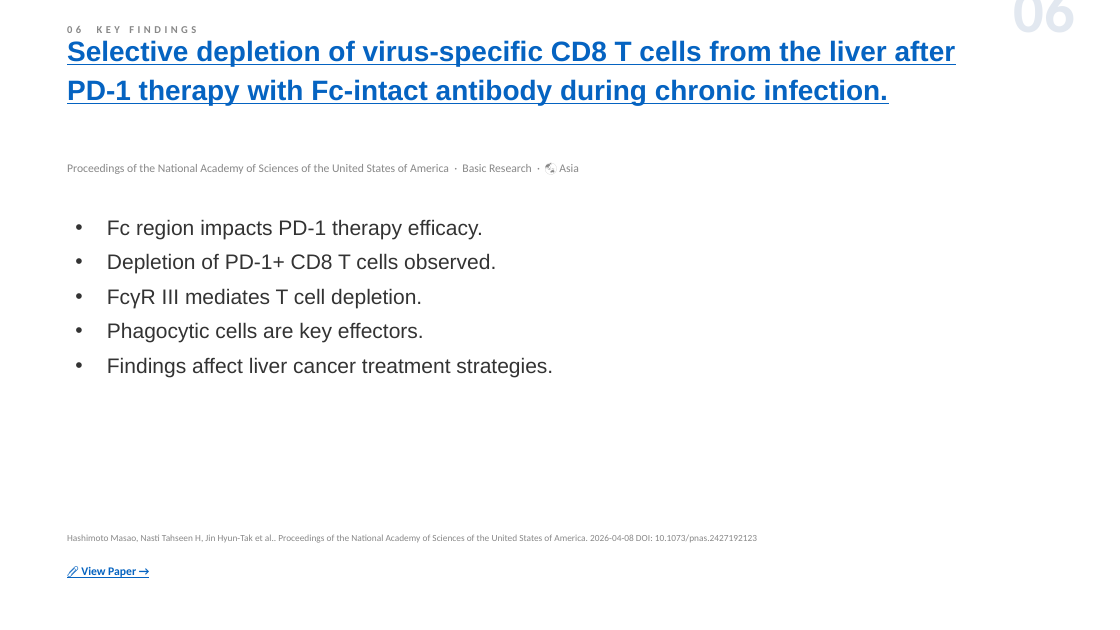
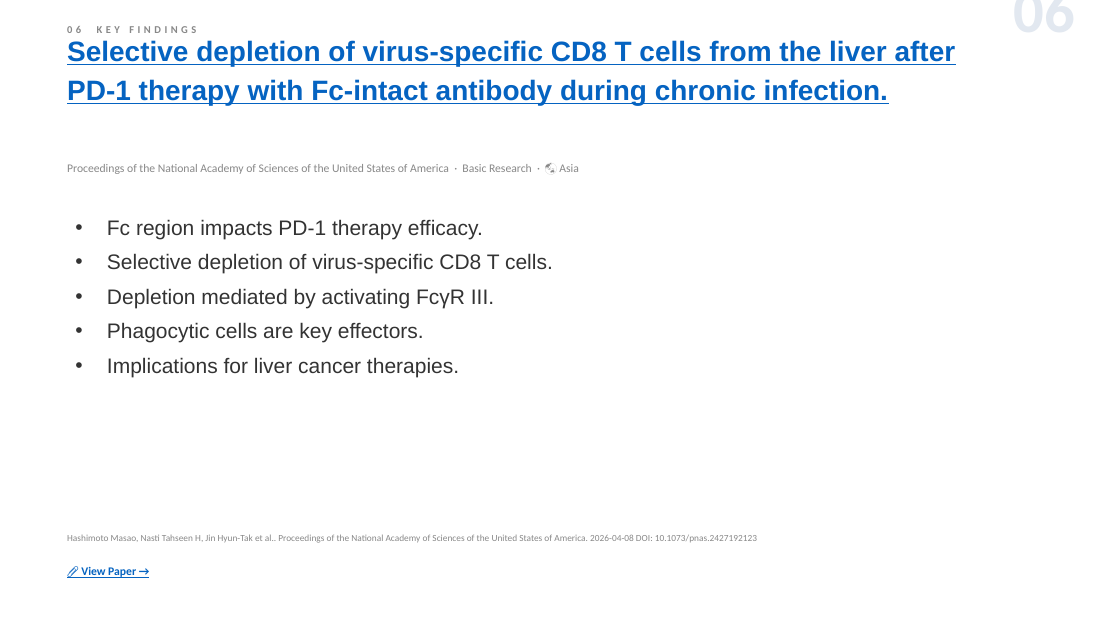
Before and after one commit to jejenhu-maker/hcc-weekly-digest, a slide deck: slide 8 of docs/digest-en.pptx. Drawn at 1120x630 pixels with LibreOffice and Linux fonts; fonts in the diff are those of the drawing. Boxes give left, top, right and bottom in pixels: in the first picture for what was removed or moved away, otherwise in the second. Text is boxed around its words. In the diff, an @@ line names an element or a change of style, - is before the commit and + after.

```diff
--- a/docs/digest-en.pptx
+++ b/docs/digest-en.pptx
@@ text at <box>107,253,553,308</box>: text changed @@
-• Depletion of PD-1+ CD8 T cells observed.
-• FcγR III mediates T cell depletion.
+• Selective depletion of virus-specific CD8 T cells.
+• Depletion mediated by activating FcγR III.
@@ text at <box>107,357,459,377</box>: text changed @@
-• Findings affect liver cancer treatment strategies.
+• Implications for liver cancer therapies.
```
Also in this commit, not shown: 11 other slides changed, 2 slides added, 2 slides removed, 2 other files.
